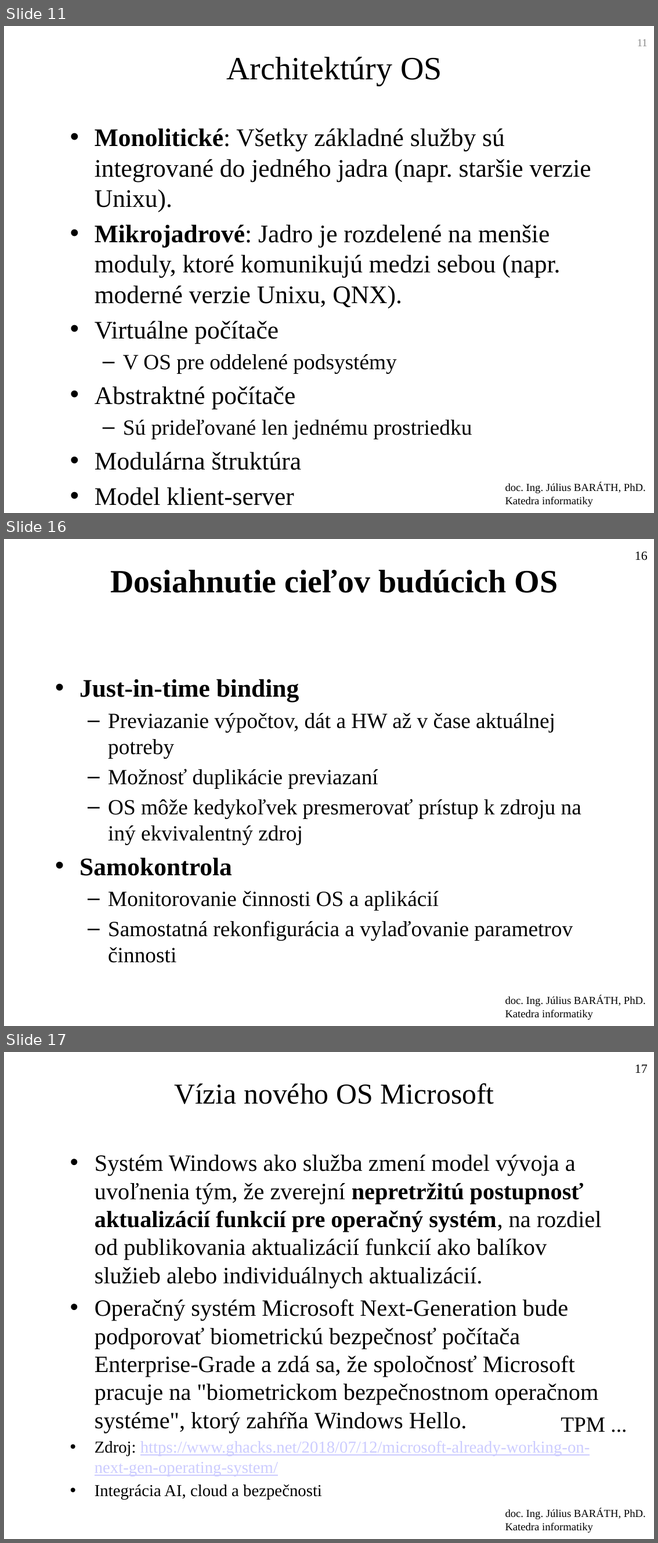
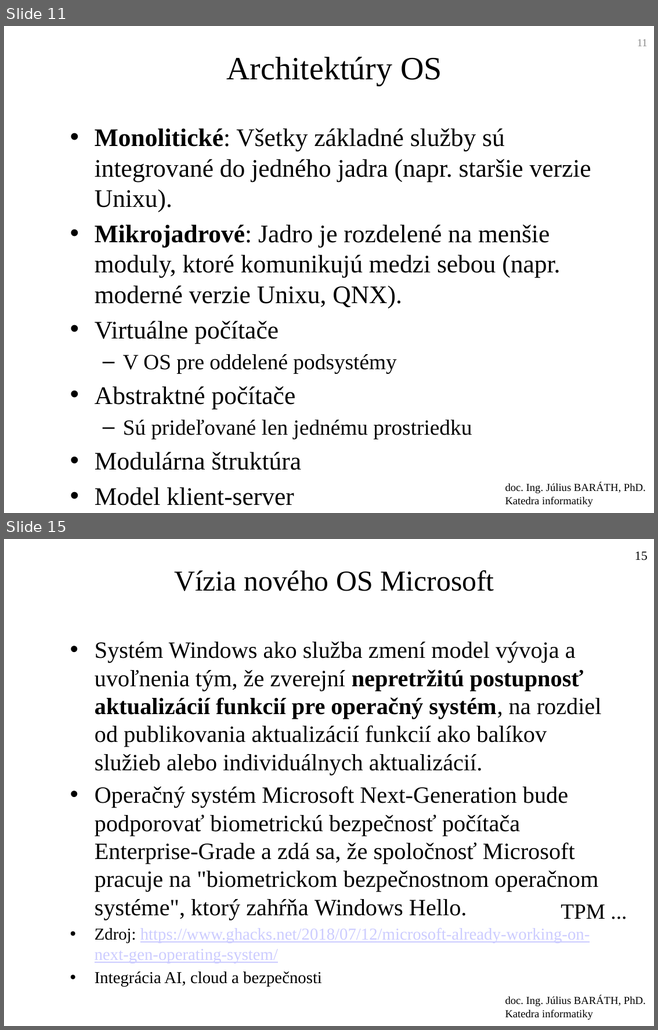
Before and after one commit to jb23lm87/OS-prednasky, a slide deck: OS 1 Úvod do OS.pptx. Shown one above the other, each under a label of ours: slides 11, 16 and 17 before the commit, slides 11 and 15 after it; the slides between them are not shown. The pictures are 658x1543 and 658x1030 pixels, drawn with LibreOffice and Linux fonts; fonts in the diff are those of the drawing. Boxes give left, top, right and bottom in pixels: in the first picture for what was removed or moved away, otherwise in the second. Text is boxed around its words. In the diff, an @@ line names an element or a change of style, - is before the commit and + after.

```diff
--- a/OS 1 Úvod do OS.pptx
+++ b/OS 1 Úvod do OS.pptx
@@ slide 16 removed at (x1=4, y1=539, x2=654, y2=1026), background #FFFFFF; not listed: 1 template element that a slide beside it also shows @@
@@ page number removed at (x1=634, y1=551, x2=647, y2=560) @@
-16
@@ title removed at (x1=111, y1=570, x2=558, y2=593) @@
-Dosiahnutie cieľov budúcich OS
@@ text removed at (x1=79, y1=679, x2=581, y2=963) @@
-• Just-in-time binding
-  – Previazanie výpočtov, dát a HW až v čase aktuálnej potreby
-  – Možnosť duplikácie previazaní
-  – OS môže kedykoľvek presmerovať prístup k zdroju na iný ekvivalentný zdroj
-• Samokontrola
-  – Monitorovanie činnosti OS a aplikácií
-  – Samostatná rekonfigurácia a vylaďovanie parametrov činnosti
@@ what was slide 17 is now slide 15 @@
@@ page number at (x1=634, y1=551, x2=647, y2=560): text changed @@
-17
+15
```
Also in this commit, not shown: 1 slide changed, 2 slides added, 3 other slides removed.
